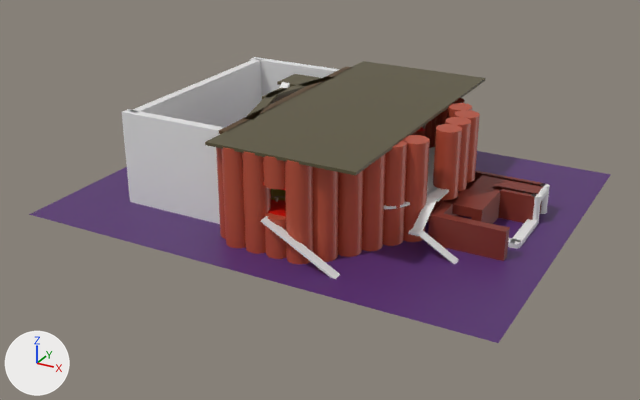
What one commit did to the COLLADA model dae/theater.dae.
Rendered twice from a 50 mm camera at (82.5, -156.8, 76.1) aimed at (-0.9, -5.1, 0.2). Arrows for +X, +Y and +Z are at lower left; the lights stay in place. Where no turn or scale is listed for an object, it has been applied to the vertices.
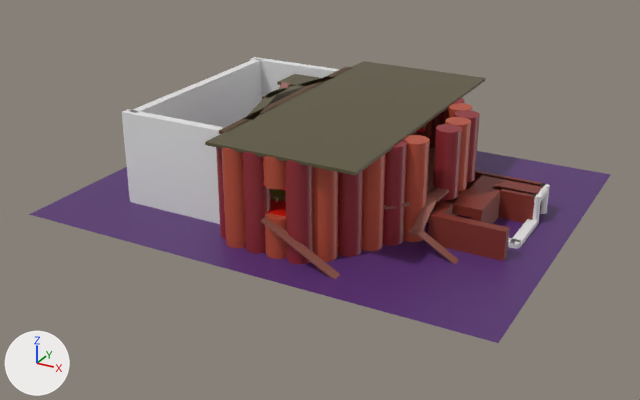
Boxes (x1, y1, x2, y2) around the edits, measured in the pictures (640 x 400 px):
'BoothLeftLeft', recoloured
    both: (285, 160, 313, 264)
'BoothLeftRight_001', recoloured
    both: (242, 151, 271, 254)
'Cylinder_031', recoloured
    both: (383, 140, 407, 246)
'Cylinder_017', recoloured
    both: (338, 171, 363, 257)
'Cylinder_037', recoloured
    both: (433, 124, 462, 200)
'Cube_015', recoloured (grey to brown)
    both: (260, 216, 340, 279)
'Cylinder_040', recoloured
    both: (454, 110, 480, 183)
'Cylinder_002', recoloured
    both: (216, 147, 226, 239)
'balcony', recoloured (grey to brown)
    both: (384, 147, 437, 209)
'Cube_006', recoloured (grey to brown)
    both: (413, 197, 437, 231)
'Cube_031', recoloured (grey to brown)
    both: (418, 231, 459, 264)
'Cube_032', recoloured (grey to brown)
    both: (427, 188, 449, 202)
'Cylinder_030', recoloured
    both: (439, 98, 465, 125)
'Cube_035', recoloured
    both: (409, 228, 421, 236)
'Cube_016', recoloured
    both: (279, 82, 290, 88)
'BoothLeftLeft_001', recoloured
    both: (417, 131, 425, 136)

Edits to the bpy script that builds the scene:
```text
Change me_cylinder_057:
    where me_cylinder_057.from_pydata(...)  # 64 vertices, 124 faces; spans x -2.5..2.5, y -2.5..2.5, z -7.0..7.0
    remove me_cylinder_057.materials.append(mat_pillarmat1_013)  # red #b64e37
    add me_cylinder_057.materials.append(mat_pill2)  # red #8f2b32
Change me_cube_045:
    where me_cube_045.from_pydata(...)  # 8 vertices, 12 faces; spans x -1.0..1.0, y -1.0..1.0, z -0.25..0.25
    add me_cube_045.materials.append(mat_balcony)  # brown #8f584c
Change me_cube_041:
    where me_cube_041.from_pydata(...)  # 8 vertices, 12 faces; spans x -4.38..4.38, y -1.0..1.0, z -2.59..2.59
    add me_cube_041.materials.append(mat_balcony)  # brown #8f584c
Change me_cylinder_054:
    where me_cylinder_054.from_pydata(...)  # 64 vertices, 124 faces; spans x -2.5..2.5, y -2.5..2.5, z -7.0..7.0
    remove me_cylinder_054.materials.append(mat_pillarmat1_011)  # red #b64e37
    add me_cylinder_054.materials.append(mat_pill2)  # red #8f2b32
Change me_cylinder_037:
    where me_cylinder_037.from_pydata(...)  # 64 vertices, 124 faces; spans x -2.5..2.5, y -2.5..2.5, z -10.0..10.0
    remove me_cylinder_037.materials.append(mat_pillarmat1_005)  # red #b64e37
    add me_cylinder_037.materials.append(mat_pill2)  # red #8f2b32
Change me_cylinder_036:
    where me_cylinder_036.from_pydata(...)  # 64 vertices, 124 faces; spans x -2.5..2.5, y -2.5..2.5, z -10.0..10.0
    remove me_cylinder_036.materials.append(mat_pillarmat1_001)  # red #b64e37
    add me_cylinder_036.materials.append(mat_pill2)  # red #8f2b32
Change me_cube_025:
    where me_cube_025.from_pydata(...)  # 8 vertices, 12 faces; spans x -1.0..1.0, y -14.2..14.2, z -10.9..10.9
    add me_cube_025.materials.append(mat_balcony)  # brown #8f584c
Change me_cube_014:
    where me_cube_014.from_pydata(...)  # 8 vertices, 12 faces; spans x -8.4..8.4, y -1.0..1.0, z -4.6..4.6
    add me_cube_014.materials.append(mat_balcony)  # brown #8f584c
Change me_cylinder_044:
    where me_cylinder_044.from_pydata(...)  # 64 vertices, 124 faces; spans x -2.5..2.5, y -2.5..2.5, z -10.0..10.0
    remove me_cylinder_044.materials.append(mat_pillarmat1)  # red #b64e37
    add me_cylinder_044.materials.append(mat_pill2)  # red #8f2b32
Change me_cylinder_043:
    where me_cylinder_043.from_pydata(...)  # 64 vertices, 124 faces; spans x -2.5..2.5, y -2.5..2.5, z -10.0..10.0
    remove me_cylinder_043.materials.append(mat_pillarmat1)  # red #b64e37
    add me_cylinder_043.materials.append(mat_pill2)  # red #8f2b32
Change me_cylinder_023:
    where me_cylinder_023.from_pydata(...)  # 64 vertices, 124 faces; spans x -2.5..2.5, y -2.5..2.5, z -10.0..10.0
    remove me_cylinder_023.materials.append(mat_pillarmat1)  # red #b64e37
    add me_cylinder_023.materials.append(mat_pill2)  # red #8f2b32
Change me_cylinder_017:
    where me_cylinder_017.from_pydata(...)  # 64 vertices, 124 faces; spans x -2.5..2.5, y -2.5..2.5, z -10.0..10.0
    remove me_cylinder_017.materials.append(mat_pillarmat1)  # red #b64e37
    add me_cylinder_017.materials.append(mat_pill2)  # red #8f2b32
Change me_cylinder_013:
    where me_cylinder_013.from_pydata(...)  # 64 vertices, 124 faces; spans x -2.5..2.5, y -2.5..2.5, z -10.0..10.0
    remove me_cylinder_013.materials.append(mat_pillarmat1)  # red #b64e37
    add me_cylinder_013.materials.append(mat_pill2)  # red #8f2b32
Change me_cylinder_006:
    where me_cylinder_006.from_pydata(...)  # 64 vertices, 124 faces; spans x -2.5..2.5, y -2.5..2.5, z -10.0..10.0
    remove me_cylinder_006.materials.append(mat_pillarmat1)  # red #b64e37
    add me_cylinder_006.materials.append(mat_pill2)  # red #8f2b32
Change me_cylinder_003:
    where me_cylinder_003.from_pydata(...)  # 64 vertices, 124 faces; spans x -6.8..6.8, y -18.4..18.4, z -0.2..0.2
    add me_cylinder_003.materials.append(mat_balcony)  # brown #8f584c
Change me_cube_007:
    where me_cube_007.from_pydata(...)  # 8 vertices, 12 faces; spans x -1.0..1.0, y -3.64..3.64, z -2.15..2.15
    add me_cube_007.materials.append(mat_balcony)  # brown #8f584c
Change me_cube_042:
    where me_cube_042.from_pydata(...)  # 8 vertices, 12 faces; spans x -1.5..1.5, y -3.0..3.0, z -0.25..0.25
    add me_cube_042.materials.append(mat_balcony)  # brown #8f584c
```
